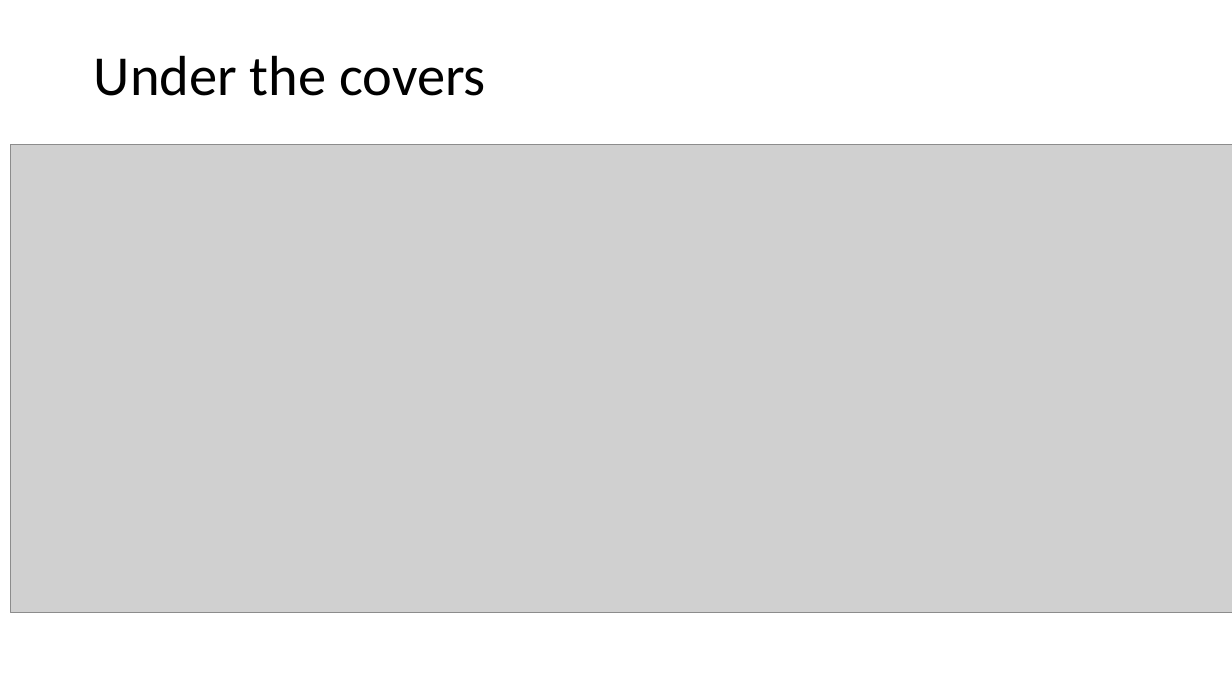
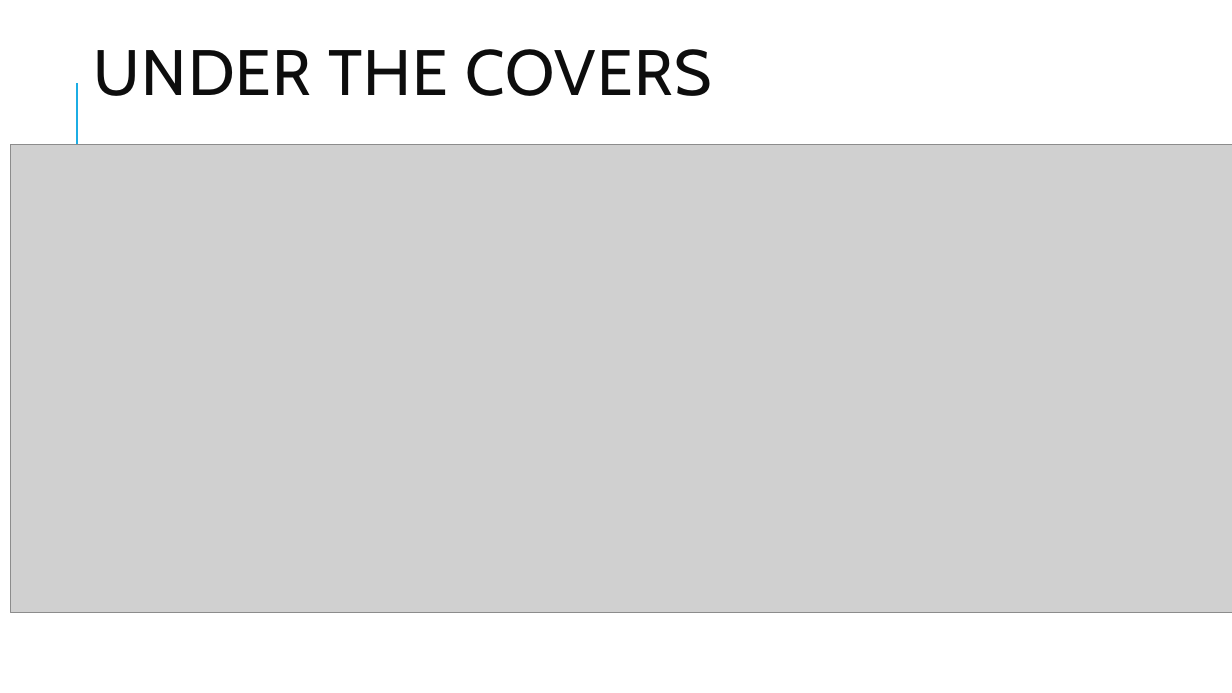
Before and after one commit to clivetong/Talks, a slide deck: slide 9 of EnCForTheWin/HotReloadAndEditAndContinue.pptx. Drawn at 1232x693 pixels with LibreOffice and Linux fonts; fonts in the diff are those of the drawing; grey boxes stand for pictures. Boxes give left, top, right and bottom in pixels: in the first picture for what was removed or moved away, otherwise in the second. Text is boxed around its words. In the diff, an @@ line names an element or a change of style, - is before the commit and + after.

```diff
--- a/EnCForTheWin/HotReloadAndEditAndContinue.pptx
+++ b/EnCForTheWin/HotReloadAndEditAndContinue.pptx
@@ title at box(94, 49, 711, 96): text changed; size 44 to 50 pt; font Calibri to Cabin; text colour #000000 to #0D0D0D @@
-Under the covers
+UNDER THE COVERS
@@ line added from (77, 176) to (77, 83), #1CADE4 1.5 pt @@
```
Also in this commit, not shown: 13 other slides changed.
